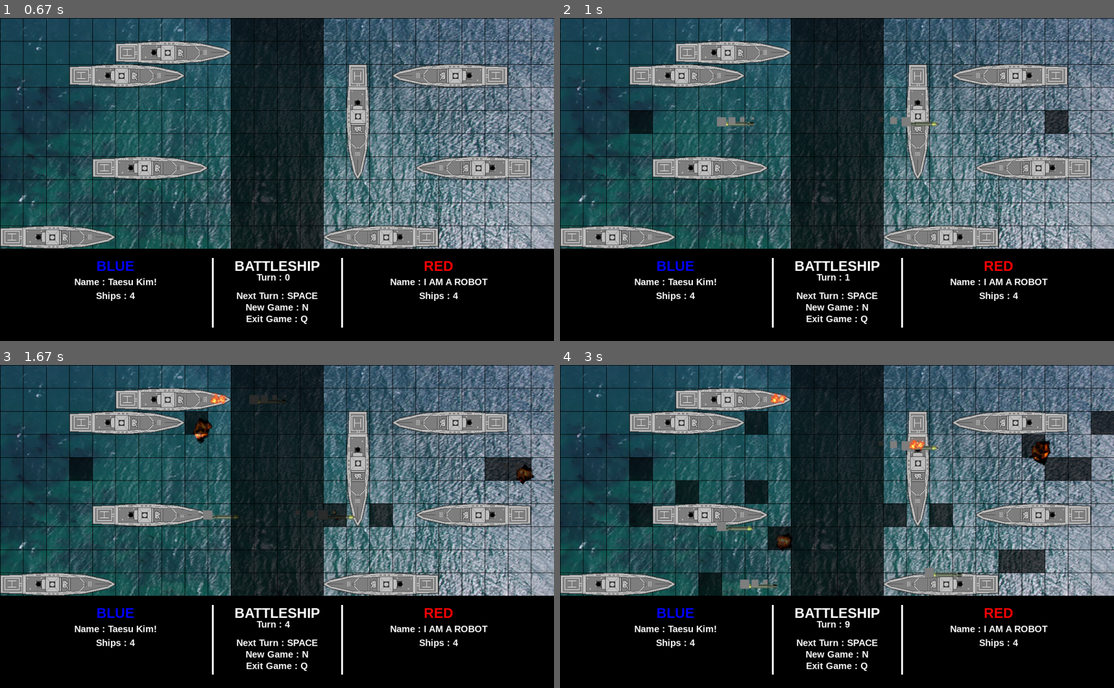
Above: before the commit, frames 1-4 (two rows, left to right).
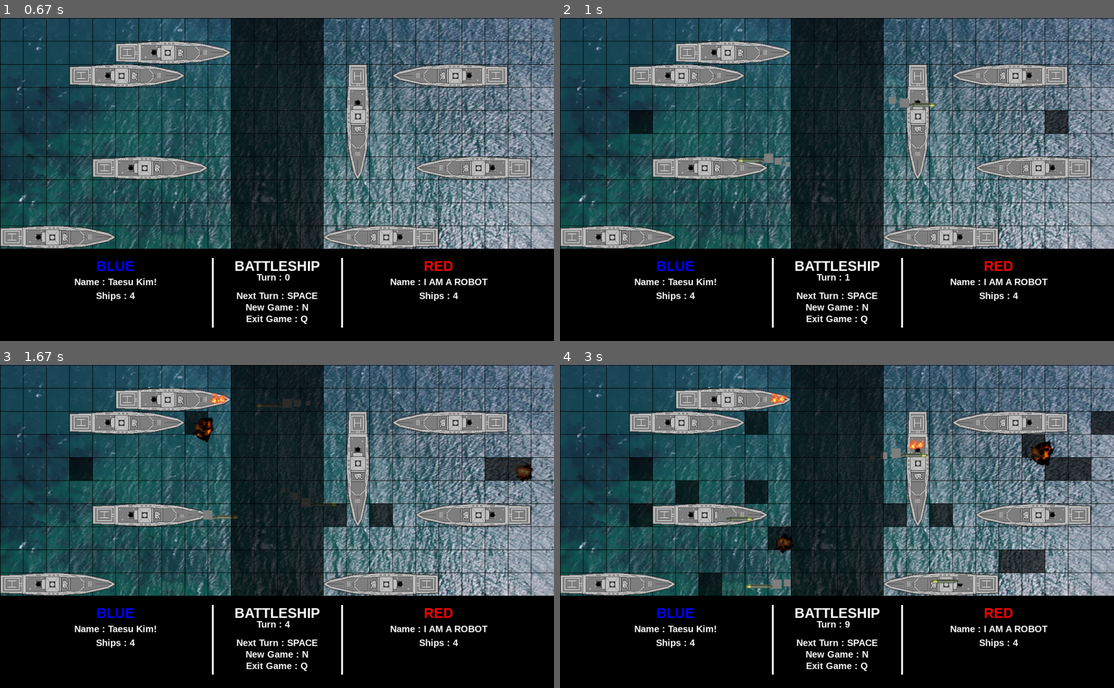
Above: after the commit, the same moments.

Repository: kimts2627/pygame_battleship
Game: pygame game, started from game.py
Two runs of this game, one before a commit and one after it. Both use one fixed random seed, a clock stepped at 60 frames per second and the inputs below.
Inputs:
- Up to frame 1 (0.67 s): tap Space at 0.33 s
- Up to frame 2 (1 s): tap Space at 0.67 s
- Up to frame 3 (1.67 s): tap Space at 1.07, 1.37, 1.57 s
- Up to frame 4 (3 s): tap Space at 1.9, 2.2, 2.4, 2.7, 2.97 s

Frame 1 is identical in both runs. In frame 2, 0.6% of the frame differs, in the area x 28-69%, y 23-47%; in frame 3, 0.5%; in frame 4, 1.0%, in the area x 28-90%, y 23-70%.

Commit message:
[Python] <refactor>: Refactor missile update Fn
missile이 target 좌표까지 자연스러운 대각선을 이루며 이동하도록 refactoring 되었습니다.

MissileFx가 미사일의 방향에 따라 올바르게 출력 됩니다.

Diff:
--- a/ai_blue.py
+++ b/ai_blue.py
@@ -146,7 +146,9 @@
         self.current_ship.attack(target)
 
     def ai_action(self, turn, map):
+    #######################################*#############################################
     #############################* USER CODE HERE *######################################
+    #######################################*#############################################
         x = random.randint(0, 9) * TILESIZE
         y = random.randint(0, 9) * TILESIZE
         result = self.last_attack_result
@@ -171,7 +173,9 @@
     # 'x' or 'y' position must be 0 ~ 450 and also multiple of fifty
     # Position value will auto adjustment, if position value over 450 or not multiple of fifty
     # Your attacking order's result will be in self.last_attack_result list ([{position: tuple, result: str} ... {position: tuple, result: str}])
+    #######################################*#############################################
     #############################* USER CODE HERE *######################################
+    #######################################*#############################################
 
     def ai_init(self):
         self.create_ships()
--- a/ai_red.py
+++ b/ai_red.py
@@ -146,7 +146,10 @@
         self.current_ship.attack(target)
 
     def ai_action(self, turn, map):
+    #######################################*#############################################
     #############################* USER CODE HERE *######################################
+    #######################################*#############################################
+
         x = random.randint(0, 9) * TILESIZE
         y = random.randint(0, 9) * TILESIZE
         result = self.last_attack_result
@@ -181,7 +184,9 @@
     # 'x' or 'y' position must be 0 ~ 450 and also multiple of fifty
     # Position value will auto adjustment, if position value over 450 or not multiple of fifty
     # Your attacking order's result will be in self.last_attack_result list ([{position: tuple, result: str} ... {position: tuple, result: str}])
-    #############################* USER CODE HERE * ######################################
+    #######################################*#############################################
+    #############################* USER CODE HERE *######################################
+    #######################################*#############################################
 
     def ai_init(self):
         self.create_ships()
--- a/game.py
+++ b/game.py
@@ -1,11 +1,12 @@
 import pygame as pg
 import sys
 import copy
+import pprint
 from os import path
 from constants import *
 from ai_blue import BlueAi
 from ai_red import RedAi
-
+pp = pprint.PrettyPrinter(width=41, compact=True)
 ##########################################################
 ######################## INIT ############################
 ##########################################################
@@ -82,21 +83,39 @@
         self.rect = self.image.get_rect()
         self.rect.x = col
         self.rect.y = row
+        self.pos_list = [(self.rect.x, self.rect.y), (target['x'], target['y'])]
+        self.pos = self.pos_list[0]
         self.speed = 25
+        self.next_pos_index = 1
+        self.angle = 0
 
     def update(self):
         x = self.target['x']
         y = self.target['y']
-        if self.rect.x != x:
-            if self.rect.x > x:
-                self.rect.x -= self.speed
-            elif self.rect.x < x:
-                self.rect.x += self.speed
-        if self.rect.y != y:
-            if self.rect.y > y:
-                self.rect.y -= self.speed
-            elif self.rect.y < y:
-                self.rect.y += self.speed
+        # if self.rect.x != x:
+        #     if self.rect.x > x:
+        #         self.rect.x -= self.speed
+        #     elif self.rect.x < x:
+        #         self.rect.x += self.speed
+        # if self.rect.y != y:
+        #     if self.rect.y > y:
+        #         self.rect.y -= self.speed
+        #     elif self.rect.y < y:
+        #         self.rect.y += self.speed
+        # if self.rect.y == y and self.rect.x == x:
+        #     explode = Explode(x, y)
+        #     effect_group.add(explode)
+        #     missile_group.remove(self)
+        missile_dir = pg.math.Vector2(self.pos_list[self.next_pos_index]) - self.pos
+        if missile_dir.length() < self.speed:
+            self.pos = self.pos_list[self.next_pos_index]
+            self.next_pos_index = (self.next_pos_index + 1) % len(self.pos_list)
+        else:
+            missile_dir.scale_to_length(self.speed)
+            new_pos = pg.math.Vector2(self.pos) + missile_dir
+            self.pos = (new_pos.x, new_pos.y)
+        self.rect.x = round(self.pos[0])
+        self.rect.y = round(self.pos[1])
         if self.rect.y == y and self.rect.x == x:
             explode = Explode(x, y)
             effect_group.add(explode)
@@ -108,8 +127,9 @@
     def __init__(self, parent):
         pg.sprite.Sprite.__init__(self)
         self.parent = parent
-        self.x = self.parent.rect.x
-        self.y = self.parent.rect.y
+        self.x = parent.rect.x
+        self.y = parent.rect.y
+        if parent.team == 'red': self.x = self.x + 70
         self.image = pg.Surface((self.x, self.y))
         self.image.fill(GRAY)
         pg.draw.circle(self.image, GRAY, (self.x // 2, self.y // 2), 5)
@@ -466,6 +486,7 @@
                     ship_hit_checker(blue_ships, red_ships)
                     winner_checker()
                     map_status_draw(map_data)
+                    pp.pprint(map_data)
             elif event.key == pg.K_q:
                 done = True
             elif event.key == pg.K_n:
Not shown, changed: .DS_Store
Not shown, added: images/.DS_Store
